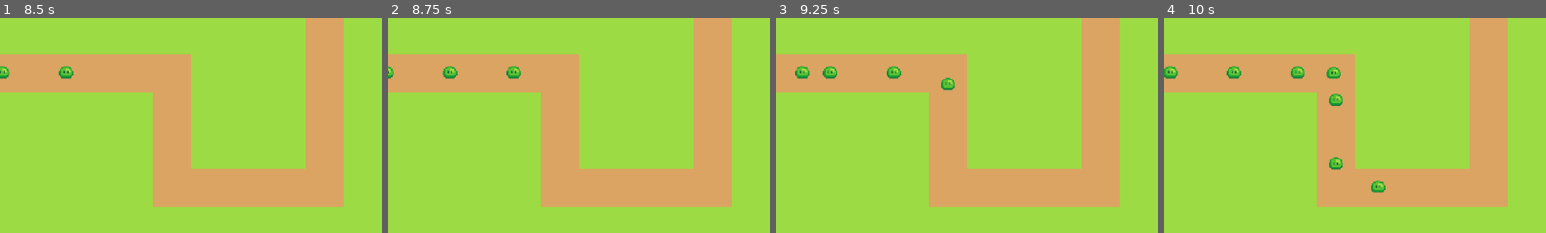
Above: before the commit, frames 1-4 (left to right).
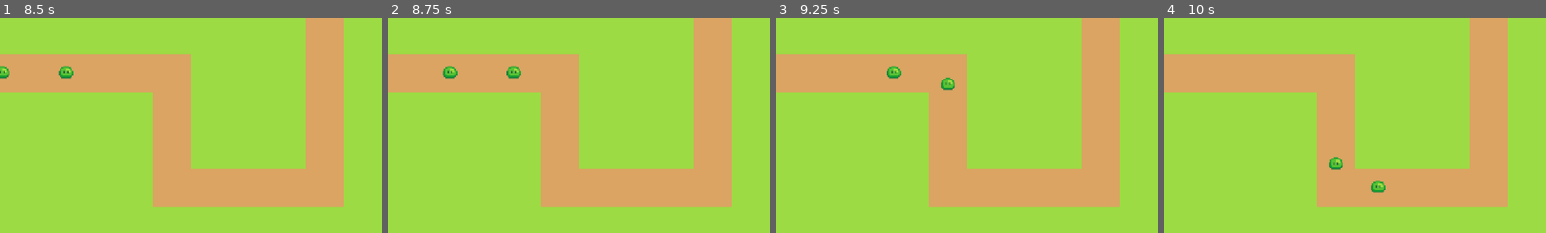
Above: after the commit, the same moments.

Repository: pdddddro/gatos-tower-defense
Game: Godot game, scene res://SceneHandler.tscn
The game is run twice, just before and just after one commit, with the same random seed, the same clock (stepped at 60 frames per second) and the same inputs.
Inputs (mouse positions are % of the whole screen's width and height, from its top left):
- Up to frame 1 (8.5 s): click "Novo Jogo" at 0.5 s; click (4, 93) at 1.25 s; click (9, 93) at 2 s; click (96, 93) at 2.75 s; click (4, 93) at 3.5 s; click (9, 93) at 4.25 s; click (96, 93) at 5 s; click (4, 93) at 5.75 s; click (9, 93) at 6.5 s; click (96, 93) at 7.25 s; click (91, 93) at 8 s
- Up to frame 2 (8.75 s): no input
- Up to frame 3 (9.25 s): tap Enter (ui_accept) at 8.75, 9.02 s; move the mouse to (72, 45) at 8.77 s
- Up to frame 4 (10 s): move the mouse to (30, 55) at 9.52 s; tap Enter (ui_accept) at 9.77 s
The pictures show only the part of the screen within x 0-50%, y 36-86%; the shares and areas given below are measured in that part.

Frame 1 is identical in both runs. In frame 2, less than 0.1% of the frame differs, in the area x 0-2%, y 22-29%; in frame 3, 0.4%; in frame 4, 1.0%, in the area x 0-47%, y 22-41%.

Commit message:
fixed slime waves

Diff:
--- a/Scenes/Enemies/Slime1.gd
+++ b/Scenes/Enemies/Slime1.gd
@@ -1,6 +1,7 @@
 extends PathFollow2D
 
 signal base_damage(damage)
+signal enemy_defeated
 
 var speed = 100
 var hp = 40
@@ -23,4 +24,5 @@
 		on_destroy()
 
 func on_destroy():
+	emit_signal("enemy_defeated")
 	queue_free()
--- a/Scenes/MainScenes/GameScene.gd
+++ b/Scenes/MainScenes/GameScene.gd
@@ -44,19 +44,29 @@
 	spawn_enemies(wave_data)
 
 func retrieve_wave_data():
-	var wave_data = [["Slime1", 0.5], ["Slime1", 0.5], ["Slime1", 0.5], ["Slime1", 0.5], ["Slime1", 0.5], ["Slime1", 0.5], ["Slime1", 0.5]]
+	var wave_data = GameData.waves["wave" + str(current_wave)]
 	current_wave += 1
 	enemies_in_wave = wave_data.size()
 	return wave_data
 
 func spawn_enemies(wave_data):
 	for i in wave_data:
+
 		var new_enemy = load("res://Scenes/Enemies/" + i[0] + ".tscn").instantiate()
 
 		new_enemy.connect("base_damage", self.on_base_damage)
+		new_enemy.connect("enemy_defeated", Callable(self, "_on_enemy_defeated"))
 
 		map_node.get_node("Path").add_child(new_enemy, true)
 		await get_tree().create_timer(i[1]).timeout
+
+		print(enemies_in_wave)
+
+func _on_enemy_defeated():
+	enemies_in_wave -= 1
+	print(enemies_in_wave)
+	if enemies_in_wave <= 0:
+		print("Wave finalizada!")
 
 ##
 ## Building Functions
@@ -102,7 +112,6 @@
 		#Adicionar um tile de Exclusion para impedir 2 gatos no mesmo lugar
 		map_node.get_node("Exclusion").set_cell(build_tile, 5, Vector2i(0, 0))
 
-
 ##
 ## Updates Health Bar
 ##
--- a/Singletons/GameData.gd
+++ b/Singletons/GameData.gd
@@ -20,3 +20,15 @@
 		"speed": 10
 	}
 }
+
+var waves = {
+	"wave1": [
+		["Slime1", 0.5],
+		["Slime1", 0.5],
+	],
+
+	"wave2": [
+		["Slime1", 0.5],
+		["Slime1", 0.5],
+	]
+}
